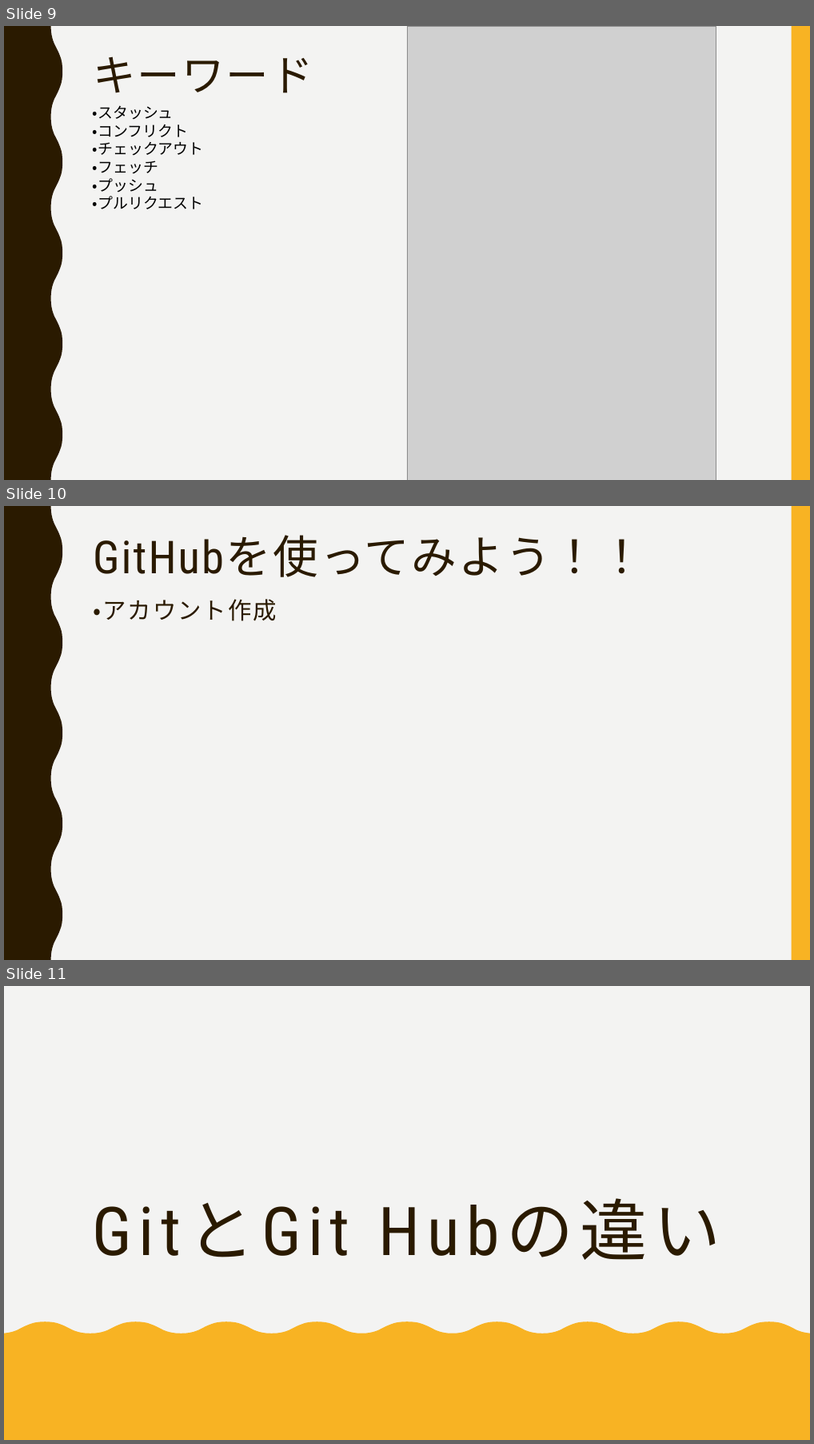
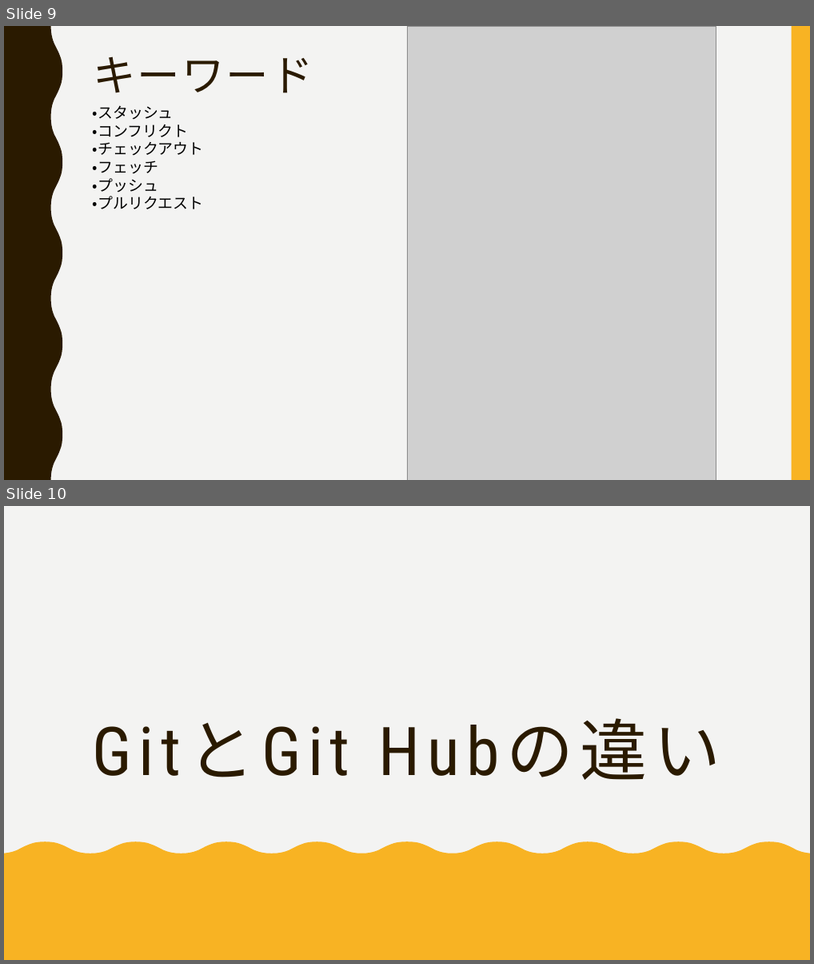
Before and after one commit to FIY24554/git_test, a slide deck: githubについて.pptx. Shown one above the other, each under a label of ours: slides 9, 10 and 11 before the commit, slides 9 and 10 after it. The pictures are 814x1444 and 814x964 pixels, drawn with LibreOffice and Linux fonts; fonts in the diff are those of the drawing; grey boxes stand for pictures. Boxes give left, top, right and bottom in pixels: in the first picture for what was removed or moved away, otherwise in the second. Text is boxed around its words. In the diff, an @@ line names an element or a change of style, - is before the commit and + after.

```diff
--- a/githubについて.pptx
+++ b/githubについて.pptx
@@ slide 10 removed at box(4, 506, 810, 960), background #F3F3F2; not listed: 2 template elements that a slide beside it also shows @@
@@ title removed at box(93, 535, 645, 577) @@
-GitHubを使ってみよう！！
@@ text removed at box(93, 599, 277, 621) @@
-・アカウント作成
@@ what was slide 11 is now slide 10 @@
```
Also in this commit, not shown: 1 slide changed, 5 other slides removed.
